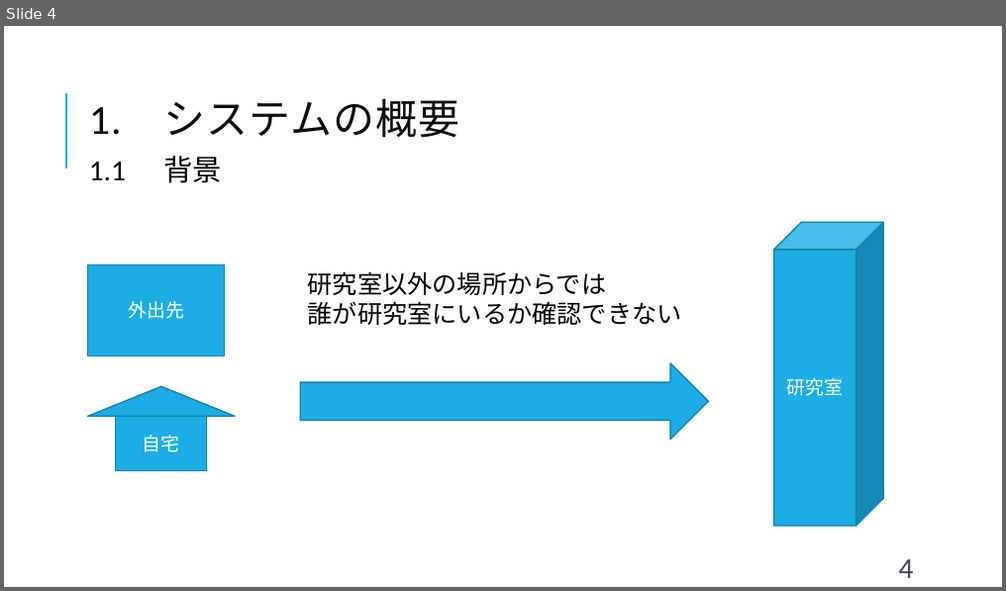
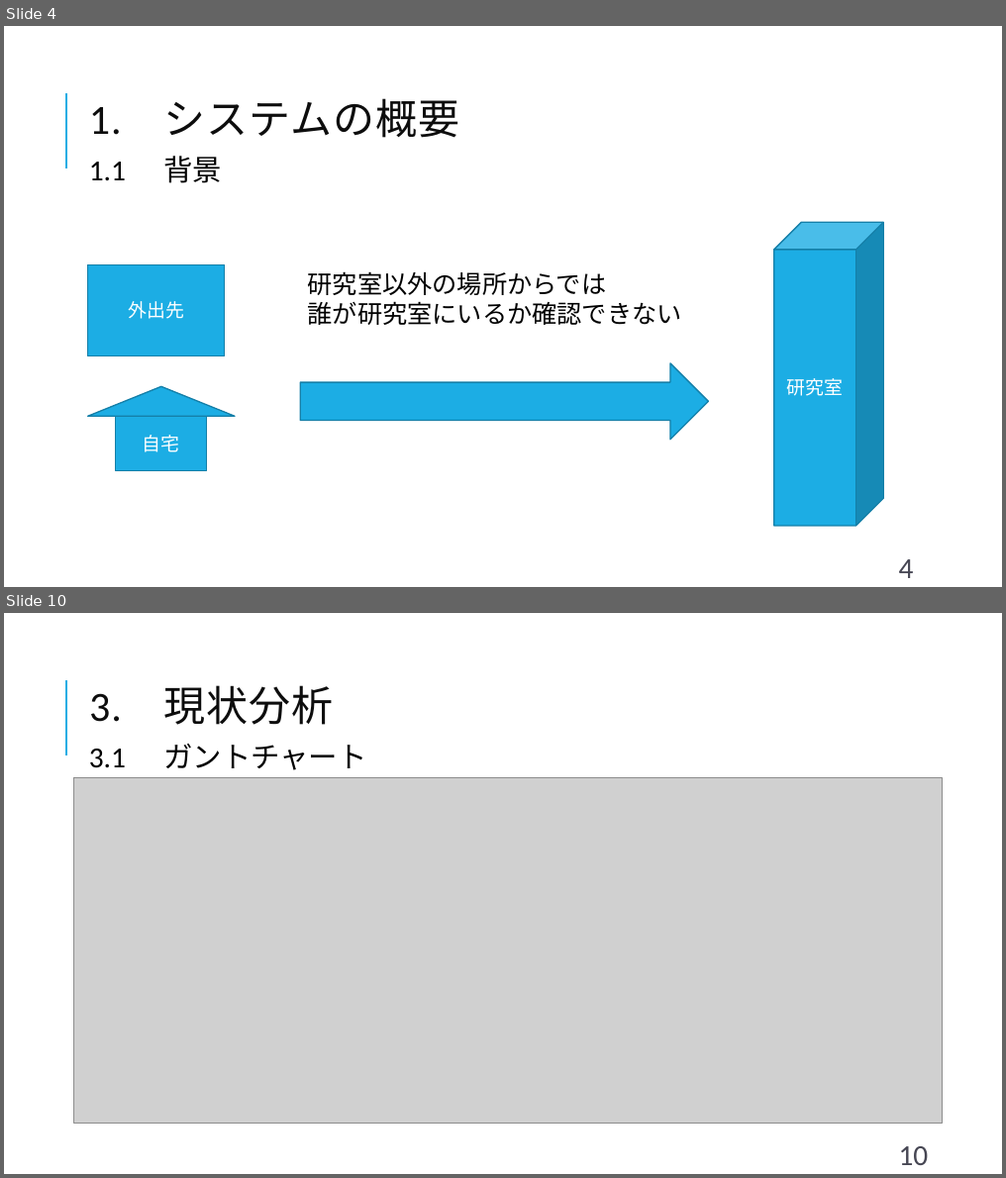
Before and after one commit to shimoda-a/pmpractice, a slide deck: yabuki-a/PM演習矢吹a/PM演習_中間報告_矢吹研A班.pptx. Shown one above the other, each under a label of ours: slide 4 before the commit, slides 4 and 10 after it; the slides between them are not shown. The pictures are 1006x591 and 1006x1178 pixels, drawn with LibreOffice and Linux fonts; fonts in the diff are those of the drawing; grey boxes stand for pictures. Boxes give left, top, right and bottom in pixels: in the first picture for what was removed or moved away, otherwise in the second. Text is boxed around its words. In the diff, an @@ line names an element or a change of style, - is before the commit and + after.

```diff
--- a/yabuki-a/PM演習矢吹a/PM演習_中間報告_矢吹研A班.pptx
+++ b/yabuki-a/PM演習矢吹a/PM演習_中間報告_矢吹研A班.pptx
@@ slide 10 added at <box>4,613,1002,1174</box>, background #FFFFFF; not listed: 1 template element that a slide beside it also shows @@
@@ text added at <box>89,685,334,725</box>, 40 pt, text #0D0D0D @@
+3. 現状分析
@@ text added at <box>89,744,366,770</box>, 28 pt, text #000000 @@
+3.1 ガントチャート
@@ picture added at <box>73,777,943,1124</box> @@
@@ page number added at <box>899,1147,929,1165</box>, 28 pt, text #464653 @@
+10
```
Also in this commit, not shown: 11 slides changed, 1 other slide added, 1 slide removed, 2 other files.
